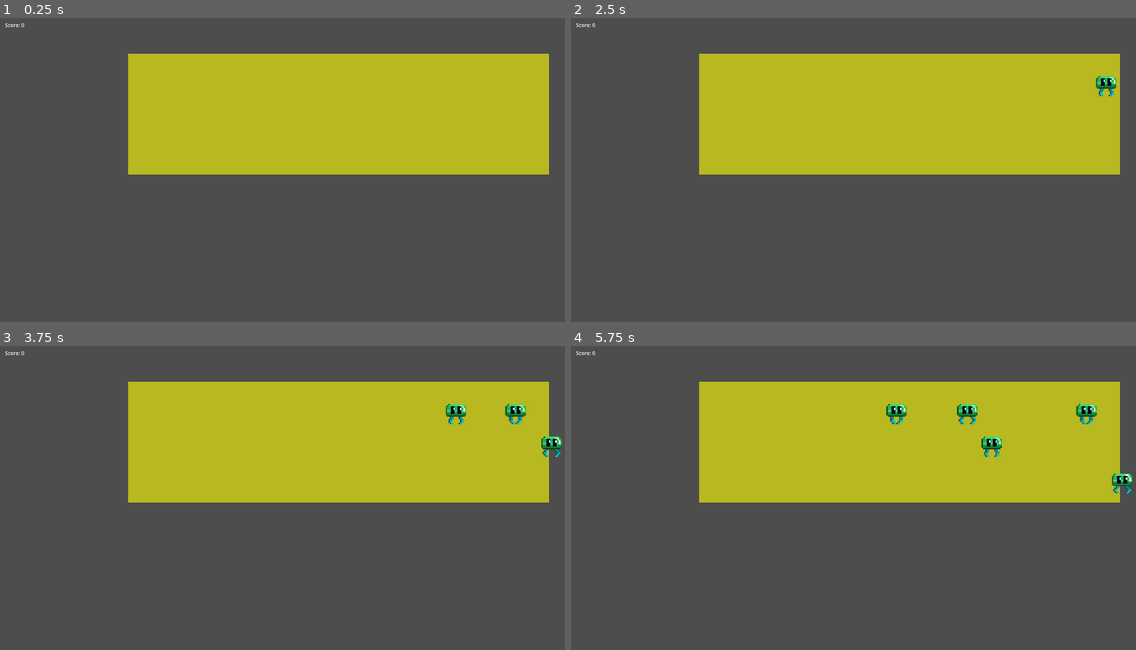
Above: before the commit, frames 1-4 (two rows, left to right).
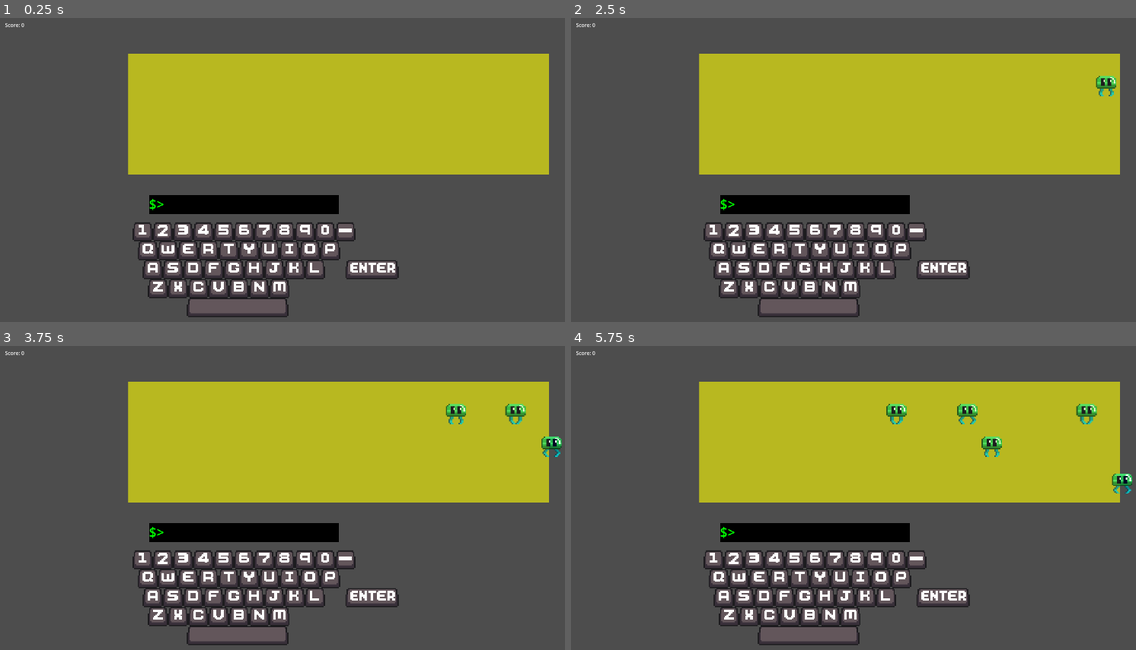
Above: after the commit, the same moments.

Repository: nicolasgsantana/game-jam42
Game: Godot game, scene res://scenes/levels/main.tscn
The game is run twice, just before and just after one commit, with the same random seed, the same clock (stepped at 60 frames per second) and the same inputs.
Inputs:
- Up to frame 1 (0.25 s): no input
- Up to frame 2 (2.5 s): tap Enter at 0.5, 0.6, 1.55, 2, 2.1 s; tap Backspace at 0.8, 1.35, 2.3 s; tap Space at 1.25 s
- Up to frame 3 (3.75 s): tap Backspace at 2.85 s; tap Enter at 3.05, 3.6 s
- Up to frame 4 (5.75 s): tap Backspace at 3.8, 4.35, 5.3 s; tap Enter at 4.55, 5.1 s

The runs differ from the first frame. In frame 1, 7.6% of the frame differs, in the area x 23-71%, y 58-99%; in frame 2, 7.7%; in frame 3, 7.9%; in frame 4, 8.2%, in the area x 23-98%, y 19-99%.

Commit message:
clean code and include global data

Diff:
--- a/project.godot
+++ b/project.godot
@@ -15,11 +15,16 @@
 config/features=PackedStringArray("4.4", "Forward Plus")
 config/icon="res://icon.svg"
 
+[autoload]
+
+GlobalData="*res://scripts/global_data.gd"
+
 [display]
 
 window/size/viewport_width=1920
 window/size/viewport_height=1080
 window/size/mode=2
+window/size/resizable=false
 
 [rendering]
 
--- a/scenes/command_line.gd
+++ b/scenes/command_line.gd
@@ -1,5 +1,4 @@
 extends Node2D
-
 
 func _on_input_handler_buffer_changed(buffer: Array) -> void:
 	var player_input: String = ""
--- a/scenes/enemy_type_1_green.tscn
+++ b/scenes/enemy_type_1_green.tscn
@@ -82,9 +82,44 @@
 [node name="AnimatedSprite2D" type="AnimatedSprite2D" parent="."]
 texture_filter = 1
 sprite_frames = SubResource("SpriteFrames_3jac5")
-animation = &"Death"
+animation = &"Walk"
 autoplay = "Walk"
 
 [node name="CollisionShape2D" type="CollisionShape2D" parent="."]
 position = Vector2(3, 1)
 shape = SubResource("RectangleShape2D_6vcd3")
+
+[node name="Control" type="Control" parent="."]
+layout_mode = 3
+anchors_preset = 0
+offset_right = 39.0
+offset_bottom = 13.0
+
+[node name="CommandLabel" type="Label" parent="Control"]
+texture_filter = 1
+layout_mode = 1
+anchors_preset = 15
+anchor_right = 1.0
+anchor_bottom = 1.0
+offset_left = -6.5
+offset_top = 11.0
+offset_right = -6.5
+offset_bottom = 21.0
+grow_horizontal = 2
+grow_vertical = 2
+scale = Vector2(0.5, 0.5)
+
+[node name="CorrectLabel" type="Label" parent="Control"]
+texture_filter = 1
+layout_mode = 1
+anchors_preset = 15
+anchor_right = 1.0
+anchor_bottom = 1.0
+offset_left = -6.5
+offset_top = 11.0
+offset_right = -6.5
+offset_bottom = 21.0
+grow_horizontal = 2
+grow_vertical = 2
+scale = Vector2(0.5, 0.5)
+theme_override_colors/font_color = Color(0, 1, 0, 1)
--- a/scenes/levels/main.tscn
+++ b/scenes/levels/main.tscn
@@ -1,7 +1,9 @@
-[gd_scene load_steps=5 format=3 uid="uid://c0o15m0gcrvwr"]
+[gd_scene load_steps=7 format=3 uid="uid://c0o15m0gcrvwr"]
 
 [ext_resource type="PackedScene" uid="uid://dh7wnq0py58i0" path="res://scenes/utils/input_handler.tscn" id="1_72ix8"]
-[ext_resource type="PackedScene" uid="uid://deaqqefb1ym5x" path="res://scenes/enemy_spawner_basic.tscn" id="2_2vj2h"]
+[ext_resource type="PackedScene" uid="uid://difxhgx5j86wm" path="res://scenes/enemy_spawner_basic.tscn" id="2_2vj2h"]
+[ext_resource type="PackedScene" uid="uid://bvcx5saan0jut" path="res://scenes/keyboard.tscn" id="2_y0acb"]
+[ext_resource type="PackedScene" uid="uid://b8df74ncyro81" path="res://scenes/command_line.tscn" id="3_j4d2a"]
 [ext_resource type="Script" uid="uid://cooprrrg3fon0" path="res://scripts/game_manager.gd" id="3_y0acb"]
 [ext_resource type="PackedScene" uid="uid://fe2x7nv7v5tp" path="res://scenes/combat_area.tscn" id="4_j4d2a"]
 
@@ -106,3 +108,13 @@
 score_label = NodePath("../ScoreLabel/Label")
 
 [node name="CombatArea" parent="." instance=ExtResource("4_j4d2a")]
+
+[node name="Keyboard" parent="." instance=ExtResource("2_y0acb")]
+position = Vector2(603, 785)
+scale = Vector2(4, 4)
+
+[node name="CommandLine" parent="." instance=ExtResource("3_j4d2a")]
+position = Vector2(607, 611)
+scale = Vector2(1.5, 1.5)
+
+[connection signal="buffer_changed" from="InputHandler" to="CommandLine" method="_on_input_handler_buffer_changed"]
--- a/scenes/utils/input_handler.gd
+++ b/scenes/utils/input_handler.gd
@@ -1,19 +1,13 @@
 extends Node
 
 signal buffer_changed(buffer: Array)
+signal command_sent(command: String, difficulty: int)
 
 ## A buffer of previous entered key codes
 var buffer: Array = []
 
-## The configured text and the commands to trigger
-var sequences: Dictionary[String, Callable] = {
-	"LS": _seq_lol,
-	"RM -RF": _seq_brb,
-	"GERALT OF RIVIA": _seq_brb
-}
-
 ## The processed sequences, converted from string to an array of ascii keys
-var _sequences: Dictionary[Array, Callable] = {}
+var _sequences: Dictionary[Array, int] = {}
 
 ## The longest sequence we need to handle
 var max_sequence_length: int
@@ -33,6 +27,7 @@
 			buffer.append(event.keycode)
 		if event.keycode == enter_keycode:
 			_confirm_sequence(buffer)
+			buffer_changed.emit(buffer)
 		_check_sequence(buffer)
 		buffer_changed.emit(buffer)
 
@@ -40,12 +35,13 @@
 func _build_sequences() -> void:
 	_sequences.clear()
 	max_sequence_length = 0
-	for sequence in sequences:
-		_sequences[Array(sequence.to_ascii_buffer())] = sequences[sequence]
+	var command_dict: Dictionary = GlobalData.command_dict
+	for sequence in command_dict:
+		_sequences[Array(sequence.to_ascii_buffer())] = command_dict[sequence]
 		if max_sequence_length < sequence.length():
 			max_sequence_length = sequence.length()
 
-	print(sequences, _sequences)
+	print(command_dict, _sequences)
 
 
 func _check_sequence(local_buffer: Array) -> void:
@@ -62,13 +58,5 @@
 func _confirm_sequence(local_buffer: Array) -> void:
 	for sequence in _sequences:
 		if sequence == local_buffer.slice(-sequence.size()):
-			_sequences[sequence].call()
-			local_buffer.clear()
-
-
-func _seq_lol() -> void:
-	print("Laughing out loud!")
-
-
-func _seq_brb() -> void:
-	print("Be right back!")
+			command_sent.emit(sequence, _sequences[sequence])
+	local_buffer.clear()
--- a/scripts/combat_area.gd
+++ b/scripts/combat_area.gd
@@ -1,9 +1,4 @@
 extends Area2D
-
-func _ready():
-	# Define o nome do nó para ser encontrado facilmente
-	name = "CombatArea"
-	print("Área de combate ativa!")
 
 func _on_body_entered(body):
 	if body.is_in_group("enemies"):
--- a/scripts/enemy_spawner_basic.gd
+++ b/scripts/enemy_spawner_basic.gd
@@ -1,14 +1,13 @@
 extends Node2D
 
-@onready var main = get_node("/root/Main")
 
-var enemy_type_1_green_scene := preload("res://scenes/enemy_type_1_green.tscn")
-var spawn_points := []
-# Called when the node enters the scene tree for the first time.
+var enemy_type_1_green_scene: PackedScene = preload("res://scenes/enemy_type_1_green.tscn")
+var spawn_points: Array = []
+
 func _ready() -> void:
 	for i in get_children():
 		if i is Marker2D:
-			spawn_points.append(i) # Replace with function body.
+			spawn_points.append(i)
 
 func _process(delta: float) -> void:
 	pass
@@ -17,4 +16,4 @@
 	var spawn = spawn_points[randi() % spawn_points.size()]
 	var enemy_type_1_green = enemy_type_1_green_scene.instantiate()
 	enemy_type_1_green.position = spawn.position
-	main.add_child(enemy_type_1_green)
+	add_child(enemy_type_1_green)
--- a/scripts/enemy_type_1_green.gd
+++ b/scripts/enemy_type_1_green.gd
@@ -3,8 +3,11 @@
 @export var speed: int = 200
 var is_dead: bool = false
 
+var command_list: Array = [
+	"LS", "RM -RF", "GERALT OF RIVIA"
+]
+
 func _ready():
-	# Adiciona o inimigo ao grupo "enemies"
 	add_to_group("enemies")
 
 	for child in get_children():
@@ -26,7 +29,6 @@
 
 func die():
 	is_dead = true
-	set_physics_process(false)
 
 	var animated_sprite = get_node_or_null("AnimatedSprite2D")
 
--- a/scripts/game_manager.gd
+++ b/scripts/game_manager.gd
@@ -1,142 +1,30 @@
-# GameManager.gd - Coloque isso no nó principal da sua cena Main
 extends Node
 
-@export var score_label: Label   # Para mostrar a pontuação (opcional)
+@export var score_label: Label
 
-var current_input: String = ""
 var player_score: int = 0
 var combat_area: Area2D
 
 func _ready():
-	var main_node = get_parent()  # Assumindo que GameManager é filho do Main
-	if main_node:
-		print("Filhos do Main:")
-		for child in main_node.get_children():
-			print("  - ", child.name, " (", child.get_class(), ")")
+	combat_area = find_child("CombatArea", true, false)
 
-	# Método 1: find_child com diferentes parâmetros
-	combat_area = find_child("CombatArea", true, false)
-	if main_node:
-		combat_area = main_node.get_node_or_null("CombatArea")
-		if combat_area:
-			print("✅ Método 2 funcionou: CombatArea encontrada no Main!")
-			return
-
-func _input(event):
-	if event is InputEventKey and event.pressed:
-		if event.keycode == KEY_ENTER:
-			check_command()
-		# Verifica se é Backspace
-		elif event.keycode == KEY_BACKSPACE:
-			if current_input.length() > 0:
-				current_input = current_input.substr(0, current_input.length() - 1)
-				print("Input atual: ", current_input)
-		# Adiciona caracteres normais
-		elif event.unicode != 0:
-			var character = char(event.unicode).to_lower()
-			current_input += character
-			print("Input atual: ", current_input)
-
-func check_command():
-	print("Comando digitado: ", current_input)
-
-	if current_input.to_lower() == "green":
-		execute_green_command()
-	else:
-		print("Comando inválido!")
-
-	# Limpa o input
-	current_input = ""
-
-func execute_green_command():
-	print("Executando comando GREEN!")
-
-	# Pega APENAS os inimigos que estão DENTRO da área de combate
-	var enemies_in_area = get_enemies_in_combat_area()
-
-	if enemies_in_area.size() == 0:
-		print("Nenhum inimigo na área de combate!")
-		return
-
-	print("Inimigos na área de combate: ", enemies_in_area.size())
-
-	# Mata APENAS os inimigos que estão dentro da área
-	for enemy in enemies_in_area:
-		kill_enemy(enemy)
-		print("Inimigo eliminado: ", enemy.name)
 
 func get_enemies_in_combat_area() -> Array:
 	var enemies = []
-
-	if not combat_area:
-		print("ERRO: Área de combate não encontrada!")
-		return enemies
-
-	# Pega APENAS os corpos que estão DENTRO da área de combate no momento
 	var bodies_in_area = combat_area.get_overlapping_bodies()
-
-	# Filtra APENAS os inimigos
 	for body in bodies_in_area:
 		if body.is_in_group("enemies") and not body.is_dead:
 			enemies.append(body)
-			print("Inimigo detectado na área: ", body.name)
-
 	return enemies
 
+
 func kill_enemy(enemy: Node):
-	print("=== DEBUG KILL_ENEMY ===")
-	print("Matando inimigo: ", enemy.name)
-	print("Inimigo tem método die(): ", enemy.has_method("die"))
-	print("is_dead antes de morrer: ", enemy.get("is_dead"))
+	enemy.die()
+	await get_tree().process_frame
+	if enemy.get("is_dead") == true:
+		add_score(1)
 
-	# Marca como morto primeiro
-	if enemy.has_method("die"):
-		print("✅ Chamando enemy.die()...")
-		enemy.die()
-
-		# IMPORTANTE: Espera um frame para garantir que die() foi processado
-		await get_tree().process_frame
-
-		print("is_dead depois de morrer: ", enemy.get("is_dead"))
-
-		# Só adiciona pontuação se o inimigo não está mais vivo
-		if enemy.get("is_dead") == true:
-			print("✅ Inimigo morreu, adicionando pontuação...")
-			add_score(1)
-			print("✅ Pontuação adicionada! Score atual: ", player_score)
-		else:
-			print("❌ Inimigo não morreu corretamente (is_dead = ", enemy.get("is_dead"), ")")
-	else:
-		print("❌ Inimigo não tem método die()")
-		# Tenta adicionar pontuação mesmo assim
-		add_score(1)
-		print("✅ Pontuação adicionada mesmo sem die()! Score atual: ", player_score)
 
 func add_score(points: int):
-	print("=== DEBUG ADD_SCORE ===")
-	print("Pontos a adicionar: ", points)
-	print("Score antes: ", player_score)
-
 	player_score += points
-	print("Score depois: ", player_score)
-
-	# Atualiza UI se tiver
-	if score_label:
-		print("✅ Atualizando UI...")
-		score_label.text = "Score: " + str(player_score)
-		print("✅ Texto da UI: ", score_label.text)
-	else:
-		print("❌ ScoreLabel não encontrado! Verifique se foi configurado no inspector")
-
-		# Tenta encontrar o label automaticamente
-		var main_node = get_parent()
-		if main_node:
-			var ui_node = main_node.get_node_or_null("UI")
-			if ui_node:
-				var label = ui_node.get_node_or_null("ScoreLabel")
-				if label:
-					print("✅ ScoreLabel encontrado automaticamente!")
-					score_label = label
-					score_label.text = "Score: " + str(player_score)
-				else:
-					print("❌ ScoreLabel não encontrado em UI/ScoreLabel")
+	score_label.text = "Score: " + str(player_score)
--- /dev/null
+++ b/scripts/global_data.gd
@@ -0,0 +1,11 @@
+extends Node
+
+# String is the command
+# int is the difficulty
+var command_dict: Dictionary[String, int] = {
+	"LS": 1,
+	"CD": 1,
+	"RM -RF": 2,
+	"PWD": 1,
+	"WHOAMI": 2
+}
Not shown: 1 places in scenes/enemy_spawner_basic.tscn that only renumber resources
Not shown, added: scripts/global_data.gd.uid
